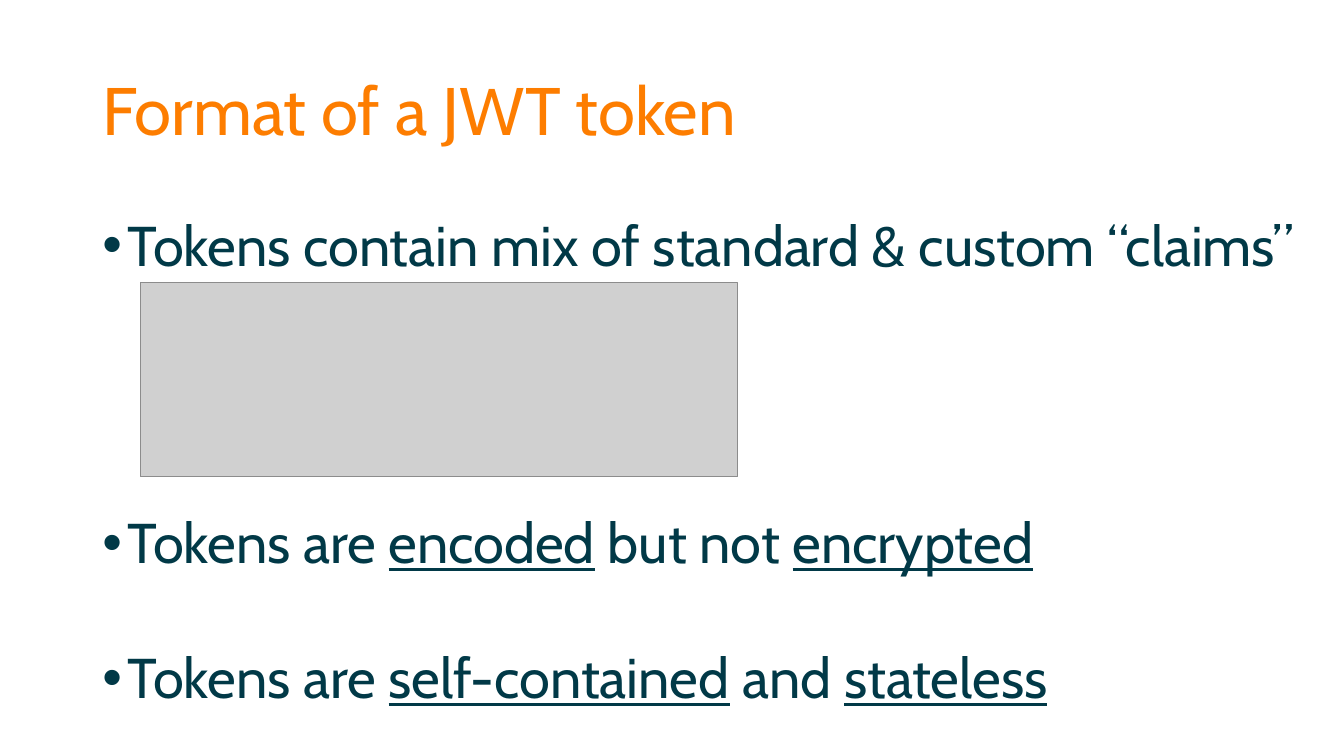
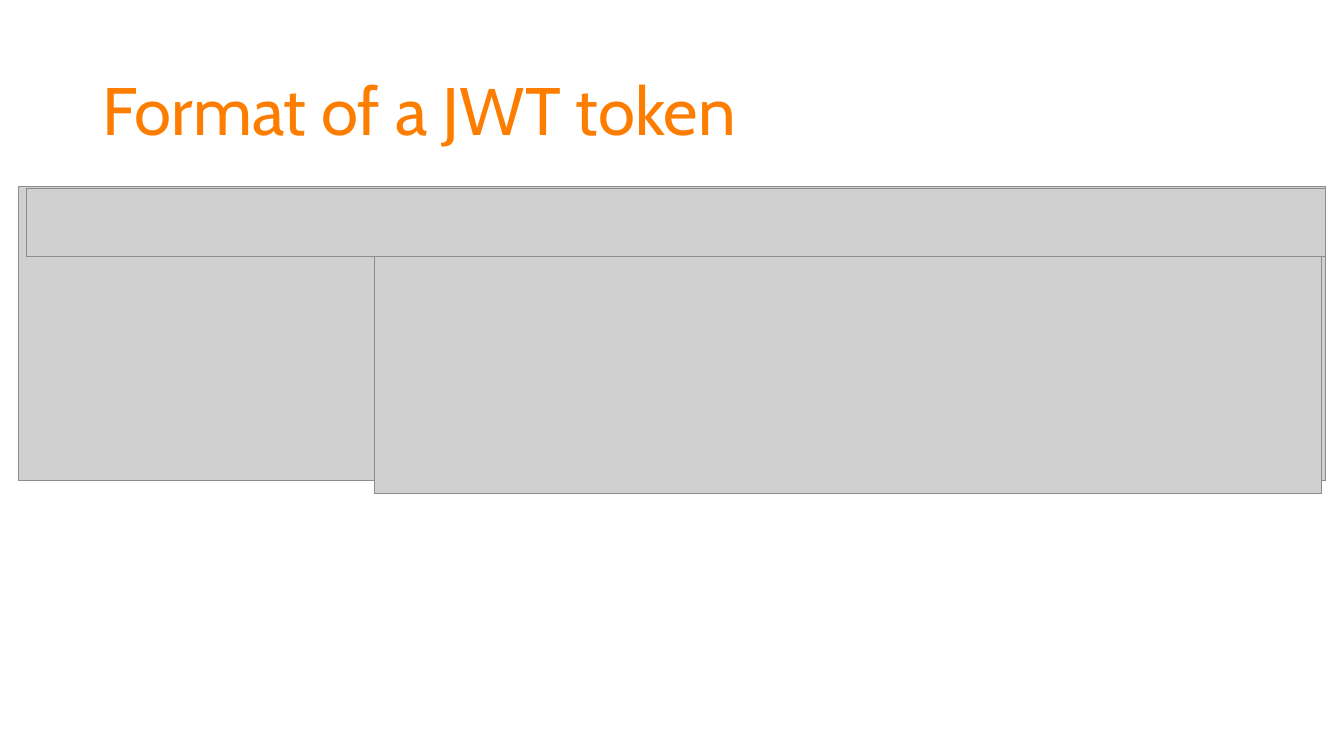
Before and after one commit to spetryjohnson/Securing-Your-API-Endpoints, a slide deck: slide 42 of Securing Your API Endpoints.pptx (slide 41 before the commit). Drawn at 1344x756 pixels with LibreOffice and Linux fonts; fonts in the diff are those of the drawing; grey boxes stand for pictures. Boxes give left, top, right and bottom in pixels: in the first picture for what was removed or moved away, otherwise in the second. Text is boxed around its words. In the diff, an @@ line names an element or a change of style, - is before the commit and + after.

```diff
--- a/Securing Your API Endpoints.pptx
+++ b/Securing Your API Endpoints.pptx
@@ picture added at <box>18,187,1327,481</box> @@
@@ picture added at <box>26,189,1326,257</box> @@
@@ text removed at <box>128,224,1294,706</box> @@
-• Tokens contain mix of standard & custom “claims”
-• Tokens are encoded but not encrypted
-• Tokens are self-contained and stateless
@@ picture: place and size @@
-picture at <box>140,283,738,477</box>
+picture at <box>375,256,1322,494</box>
```
Also in this commit, not shown: 5 other slides changed, 4 slides added, 3 other files.
